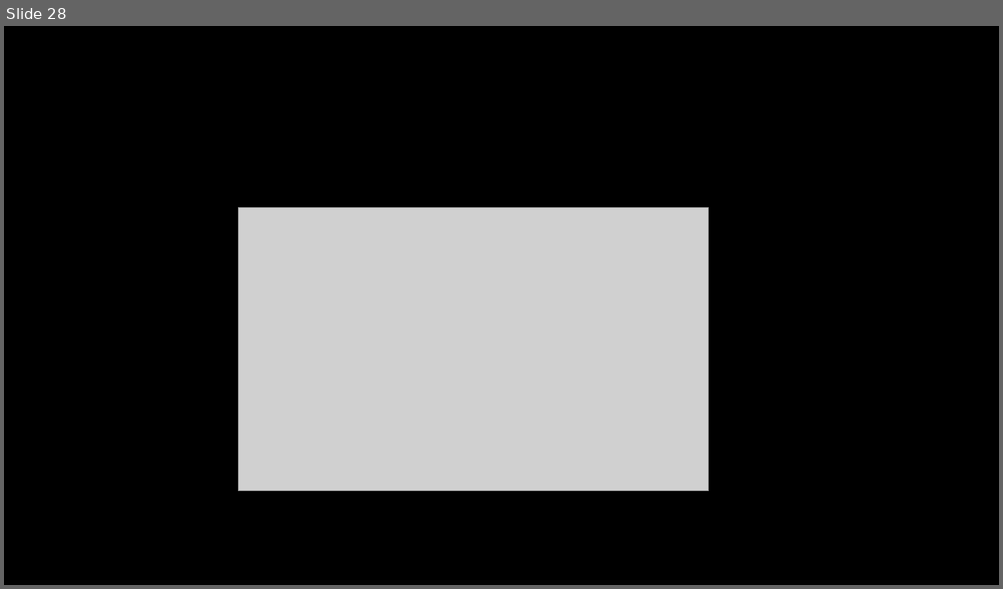
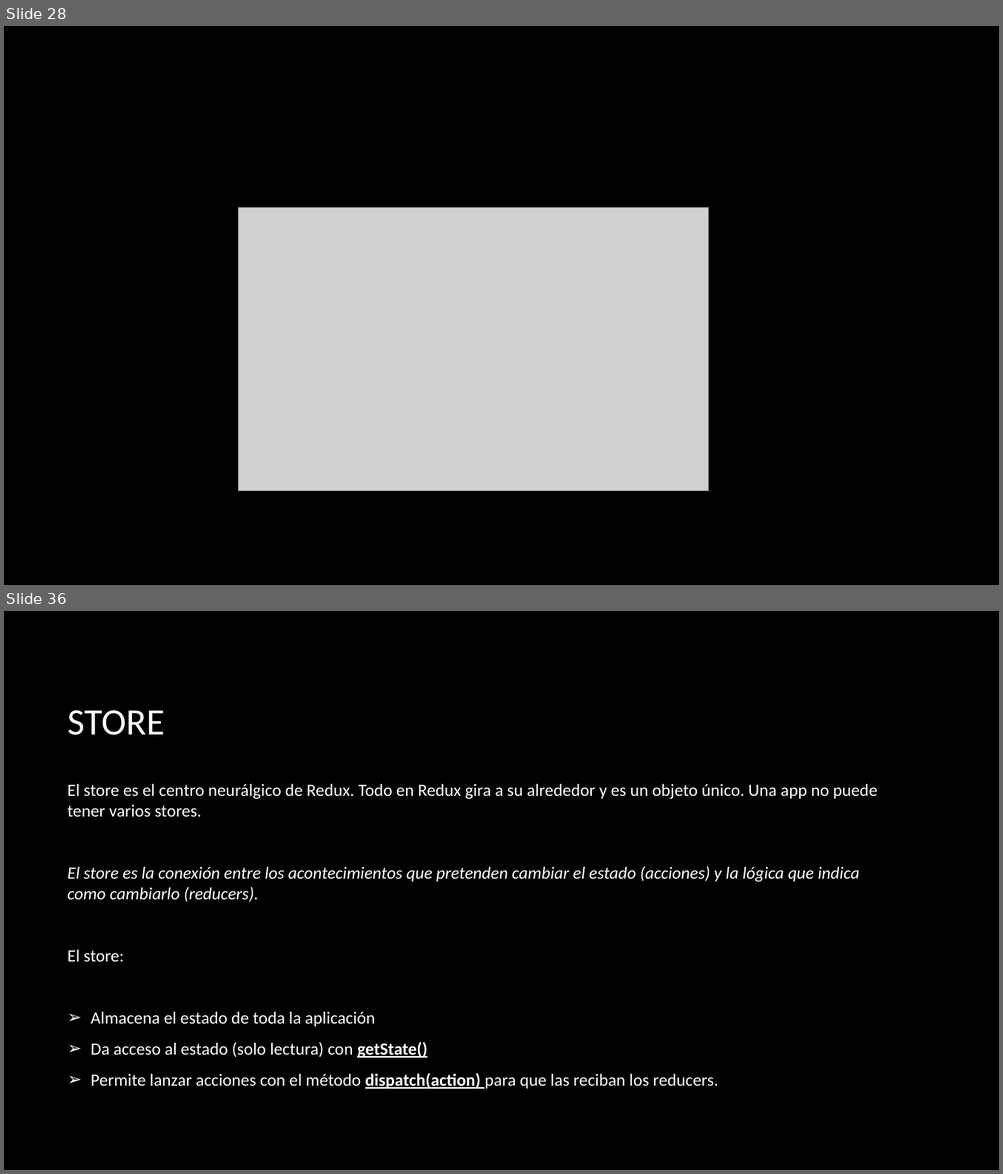
Before and after one commit to mhortac/ReactClass, a slide deck: src/assets/CURSO DE REACTJS - Fiscalia.pptx. Shown one above the other, each under a label of ours: slide 28 before the commit, slides 28 and 36 after it; the slides between them are not shown. The pictures are 1003x589 and 1003x1174 pixels, drawn with LibreOffice and Linux fonts; fonts in the diff are those of the drawing; grey boxes stand for pictures; background and template pictures are left out. Boxes give left, top, right and bottom in pixels: in the first picture for what was removed or moved away, otherwise in the second. Text is boxed around its words. In the diff, an @@ line names an element or a change of style, - is before the commit and + after.

```diff
--- a/src/assets/CURSO DE REACTJS - Fiscalia.pptx
+++ b/src/assets/CURSO DE REACTJS - Fiscalia.pptx
@@ slide 36 added at bbox=[4, 611, 999, 1170], background picture (left out) @@
@@ title added at bbox=[68, 710, 165, 735], 36 pt, text #FFFFFF @@
+STORE
@@ text added at bbox=[68, 784, 877, 1089], 16.6 pt, text #FFFFFF @@
+El store es el centro neurálgico de Redux. Todo en Redux gira a su alrededor y es un objeto único. Una app no puede tener varios stores.
+El store es la conexión entre los acontecimientos que pretenden cambiar el estado (acciones) y la lógica que indica como cambiarlo (reducers).
+El store:
+➢ Almacena el estado de toda la aplicación
+➢ Da acceso al estado (solo lectura) con getState()
+➢ Permite lanzar acciones con el método dispatch(action) para que las reciban los reducers.
```
Also in this commit, not shown: 9 other slides added, 12 other files.
